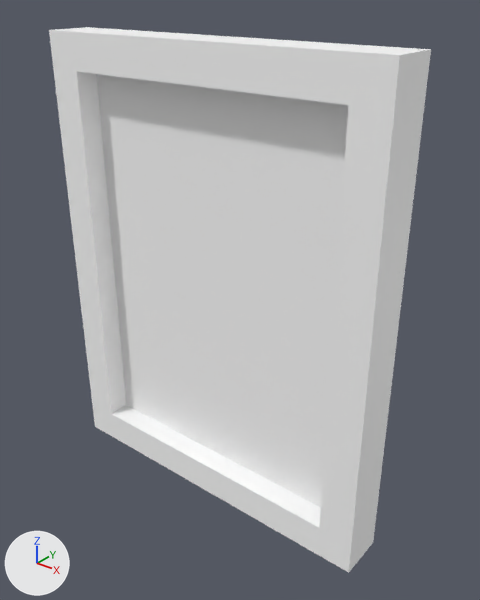
A saved change to the glTF model assets/synty/simple_fantasy_interiors/models/SM_Prop_Painting_03.glb.
Before and after are seen from a 50 mm lens placed at (0.0148, -0.0179, 0.0194), pointed at (0.0008, -0.0004, 0.0086). Arrows for +X, +Y and +Z are at lower left; the lights stay in place.

In view in the first picture: 'SM_Prop_Painting_03'.
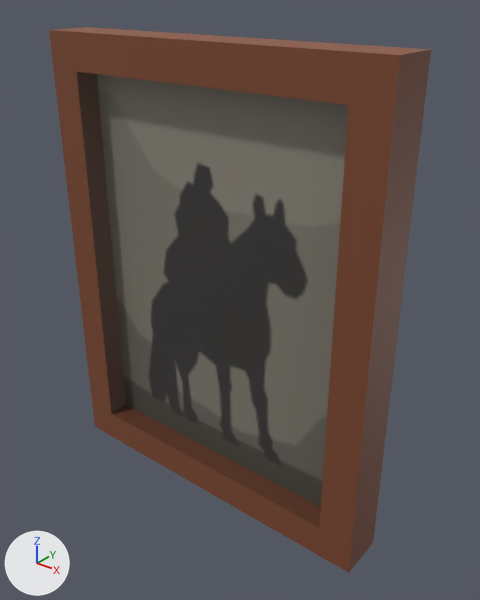
Changed parts and their boxes (x1, y1, x2, y2) in the pictures (480 x 600 px):
```json
{"object": "SM_Prop_Painting_03", "change": "surface changed", "before": [49, 27, 431, 573], "after": [49, 27, 431, 573]}
```

The change, as JSON lines over the scene's bpy script:
```json
{"op": "add", "block": "img_simplefantasyinteriorstexture", "code": ["img_simplefantasyinteriorstexture = load_image('SimpleFantasyInteriorsTexture', '_unpacked/SimpleFantasyInteriorsTexture', 1024, 1024, 'sRGB')"]}
{"op": "remove", "block": "mat_lambert1", "code": "mat_lambert1.base_color = (1.0, 1.0, 1.0)  # white #ffffff"}
{"op": "add", "block": "mat_lambert1", "code": "mat_lambert1.texture = img_simplefantasyinteriorstexture"}
```
